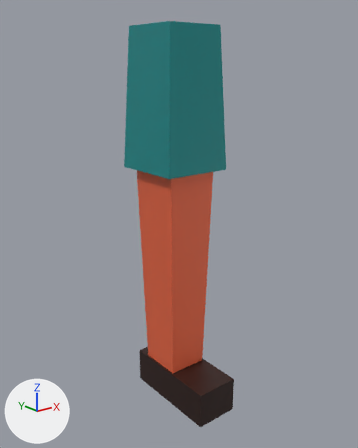
The glTF model examples/solid-eleven/assets/shared/models/leg_k21.glb as it was, and as the next commit left it.
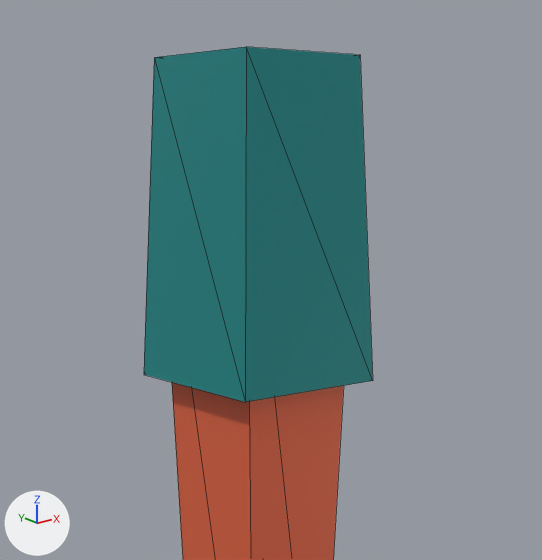
There are two pictures of each version: one whole from a 50 mm camera at (-0.729, -0.929, -0.072) aimed at (-0.009, -0.028, -0.432), one close up on the part from 17% to 84% of the width and 0% to 56% of the height. Every picture has the same lights, and +X, +Y and +Z are marked at lower left. The first two pictures are the older version. The close-ups show mesh edges as thin lines. Vertices at exactly the same position are counted once.

Before the edit, the objects in view are built like this:
```python
me_leg_kit_021 = bpy.data.meshes.new('leg_kit.021')
me_leg_kit_021.from_pydata(...)  # 24 vertices, 32 faces; spans x -0.085..0.085, y -0.17..0.09, z -0.91..0.02
me_leg_kit_021.materials.append(mat_defaultmaterial)
ob_leg_kit = bpy.data.objects.new('leg_kit', me_leg_kit_021)
ob_leg_kit.location = (0.0, 0.0, 0.0)
```
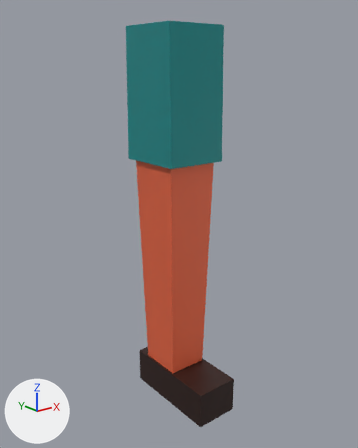
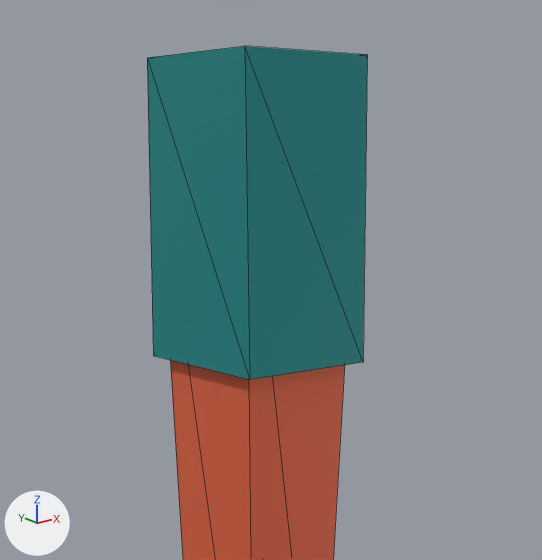
What differs and where, as boxes [x1, y1, x2, y2] in the close-ups (542 x 560 px; the box of a moved part takes in the faces that stretch with it):
'leg_kit', reshaped
    before: [144, 47, 373, 560]
    after: [147, 46, 367, 560]
part 1 of me_leg_kit_021, moved or reshaped
    before: [144, 47, 373, 402]
    after: [147, 46, 367, 379]

The change, as a list of edits to the scene's bpy script:
```text
Change me_leg_kit_021:
    used by ob_leg_kit; location = (0.0, 0.0, 0.0)
    remove me_leg_kit_021.from_pydata(...)  # 24 vertices, 32 faces; spans x -0.085..0.085, y -0.17..0.09, z -0.91..0.02
    add me_leg_kit_021.from_pydata(...)  # 24 vertices, 32 faces; spans x -0.075..0.075, y -0.17..0.09, z -0.91..0.02
    me_leg_kit_021 part 1
    me_leg_kit_021.vertices[0].co: (-0.07, 0.075, 0.02) -> (-0.075, 0.08, 0.02)  # pixel (154, 57) -> pixel (147, 57)
    me_leg_kit_021.vertices[1].co: (0.07, 0.075, 0.02) -> (0.075, 0.08, 0.02)
    me_leg_kit_021.vertices[2].co: (0.085, 0.09, -0.3) -> (0.075, 0.085, -0.28)
    me_leg_kit_021.vertices[3].co: (-0.085, 0.09, -0.3) -> (-0.075, 0.085, -0.28)  # pixel (143, 374) -> pixel (153, 355)
    me_leg_kit_021.vertices[4].co: (0.07, -0.075, 0.02) -> (0.075, -0.08, 0.02)  # pixel (360, 54) -> pixel (367, 54)
    me_leg_kit_021.vertices[5].co: (0.085, -0.09, -0.3) -> (0.075, -0.085, -0.28)  # pixel (372, 380) -> pixel (363, 362)
    me_leg_kit_021.vertices[6].co: (-0.07, -0.075, 0.02) -> (-0.075, -0.08, 0.02)  # pixel (246, 46) -> pixel (244, 45)
    me_leg_kit_021.vertices[7].co: (-0.085, -0.09, -0.3) -> (-0.075, -0.085, -0.28)  # pixel (245, 402) -> pixel (249, 379)
```
